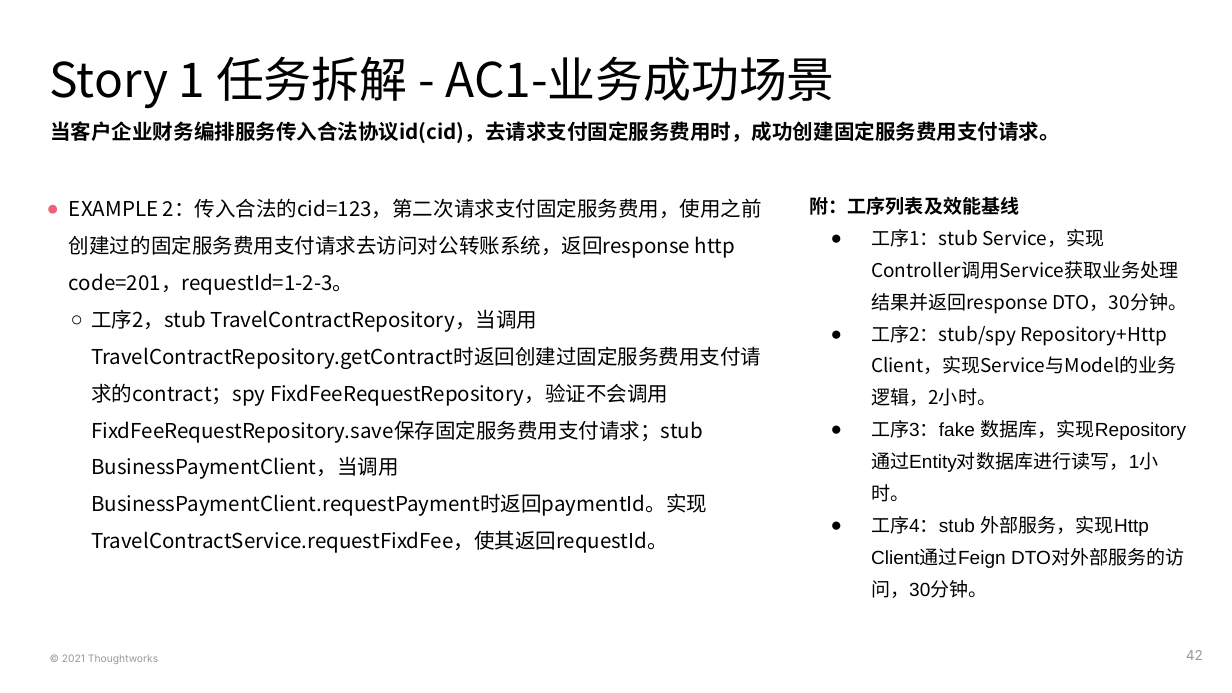
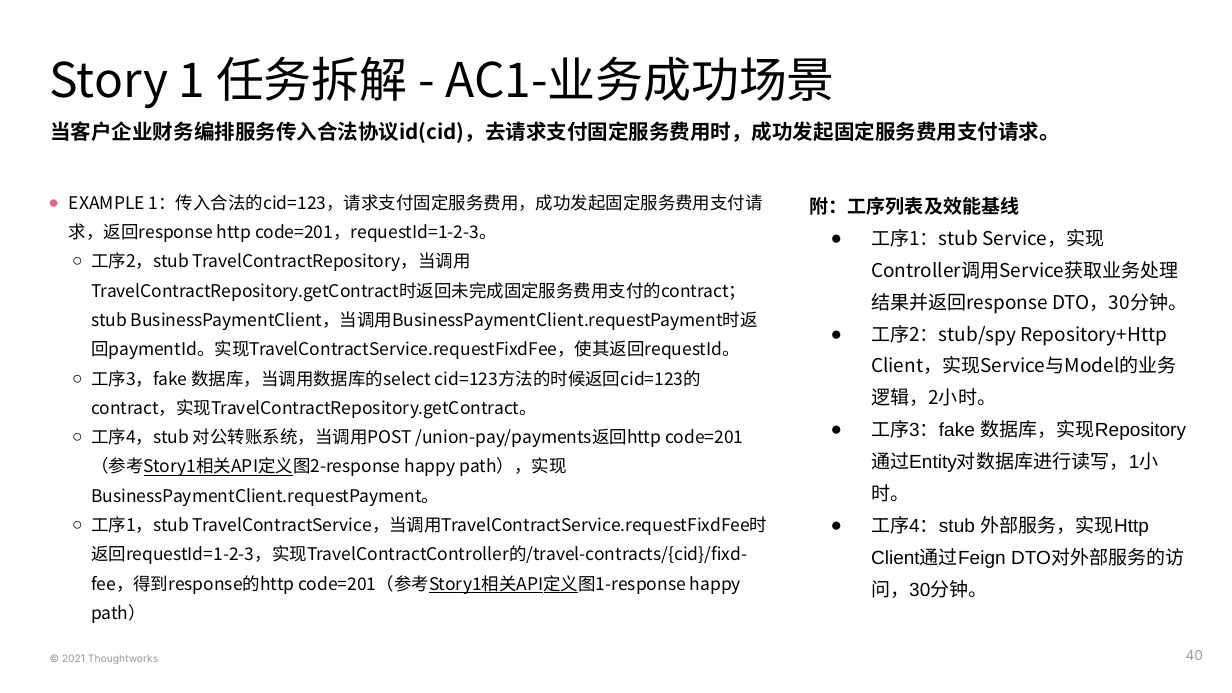
Before and after one commit to deesyx/heima, a slide deck: slide 40 of doc/PS4 黑马考核-项目On-boarding模板-胡炫光.pptx (slide 42 before the commit). Drawn at 1232x693 pixels with LibreOffice and Linux fonts; fonts in the diff are those of the drawing. Boxes give left, top, right and bottom in pixels: in the first picture for what was removed or moved away, otherwise in the second. Text is boxed around its words. In the diff, an @@ line names an element or a change of style, - is before the commit and + after.

```diff
--- a/doc/PS4 黑马考核-项目On-boarding模板-胡炫光.pptx
+++ b/doc/PS4 黑马考核-项目On-boarding模板-胡炫光.pptx
@@ subtitle at <box>50,121,1059,143</box>: text changed @@
-当客户企业财务编排服务传入合法协议id(cid)，去请求支付固定服务费用时，成功创建固定服务费用支付请求。
+当客户企业财务编排服务传入合法协议id(cid)，去请求支付固定服务费用时，成功发起固定服务费用支付请求。
@@ text at <box>69,194,767,623</box>: text changed; size 12 to 10.2 pt @@
-● EXAMPLE 2：传入合法的cid=123，第二次请求支付固定服务费用，使用之前创建过的固定服务费用支付请求去访问对公转账系统，返回response http code=201，requestId=1-2-3。
-  ○ 工序2，stub TravelContractRepository，当调用 TravelContractRepository.getContract时返回创建过固定服务费用支付请求的contract；spy FixdFeeRequestRepository，验证不会调用FixdFeeRequestRepository.save保存固定服务费用支付请求；stub BusinessPaymentClient，当调用BusinessPaymentClient.requestPayment时返回paymentId。实现TravelContractService.requestFixdFee，使其返回requestId。
+● EXAMPLE 1：传入合法的cid=123，请求支付固定服务费用，成功发起固定服务费用支付请求，返回response http code=201，requestId=1-2-3。
+  ○ 工序2，stub TravelContractRepository，当调用 TravelContractRepository.getContract时返回未完成固定服务费用支付的contract；stub BusinessPaymentClient，当调用BusinessPaymentClient.requestPayment时返回paymentId。实现TravelContractService.requestFixdFee，使其返回requestId。
+  ○ 工序3，fake 数据库，当调用数据库的select cid=123方法的时候返回cid=123的contract，实现TravelContractRepository.getContract。
+  ○ 工序4，stub 对公转账系统，当调用POST /union-pay/payments返回http code=201（参考Story1相关API定义图2-response happy path），实现BusinessPaymentClient.requestPayment。
+  ○ 工序1，stub TravelContractService，当调用TravelContractService.requestFixdFee时返回requestId=1-2-3，实现TravelContractController的/travel-contracts/{cid}/fixd-fee，得到response的http code=201（参考Story1相关API定义图1-response happy path）
@@ page number at <box>1186,650,1203,660</box>: text changed @@
-42
+40
```
Also in this commit, not shown: 14 other slides changed, 1 slide removed, 17 other files.
